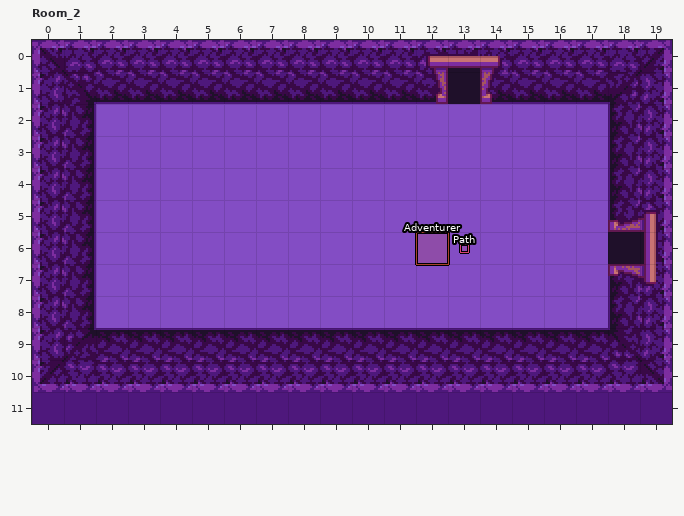
LDtk project: media/levels/rooms.ldtk. That is the earlier state.
Cells are 16x16 px. Shown: Room_2 x 0..19, y 0..11. The commit also changed other parts of the map, which this record leaves out.
After:
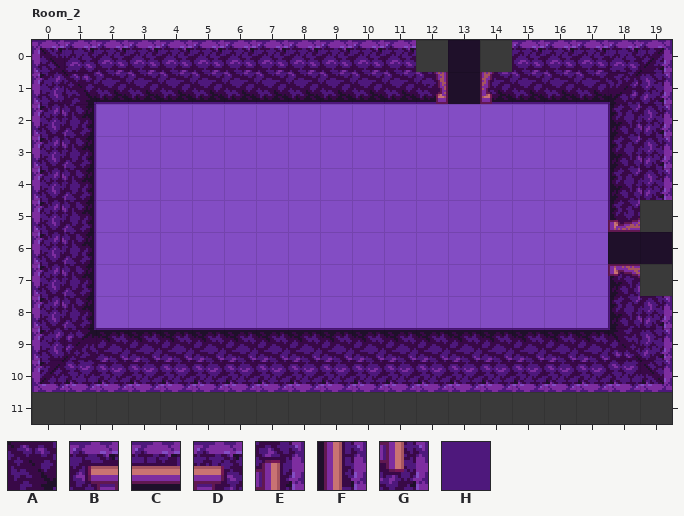
Key: from "IntGrid": A 4 "wall"; from "WorldMap": B 229, C 230, D 231, E 297, F 329, G 361, H 518.
_ is an empty cell.
Objects are placed by their top-left corner, in cells (3,4 is the top-left corner of cell 3,4); size is 1x1 cell unless given.
Difference:
{"where": "layer \"IntGrid\" (now hidden)"}
{"y":0,"x":12,"old":"A","new":"_"}
{"y":0,"x":14,"old":"A","new":"_"}
{"y":5,"x":19,"old":"A","new":"_"}
{"y":7,"x":19,"old":"A","new":"_"}
{"where": "layer \"Tiles\""}
{"y":0,"x":12,"old":"B","new":"_"}
{"y":0,"x":14,"old":"D","new":"_"}
{"y":7,"x":19,"old":"G","new":"_"}
{"where": "layer \"Entities\" (now hidden)"}
{"was": "\"Path\" rectangle at 13.4,6.4 size 0.2x0.2"}
{"was": "\"Adventurer\" rectangle at 12,6"}
{"where": "layer \"Top\" (now hidden)"}
{"y":0,"x":13,"old":"C","new":"_"}
{"y":5,"x":19,"old":"E","new":"_"}
{"y":6,"x":19,"old":"F","new":"_"}
{"y":11,"x":0,"old":"HHHHHHHHHHHHHHHHHHHH","new":"____________________"}
